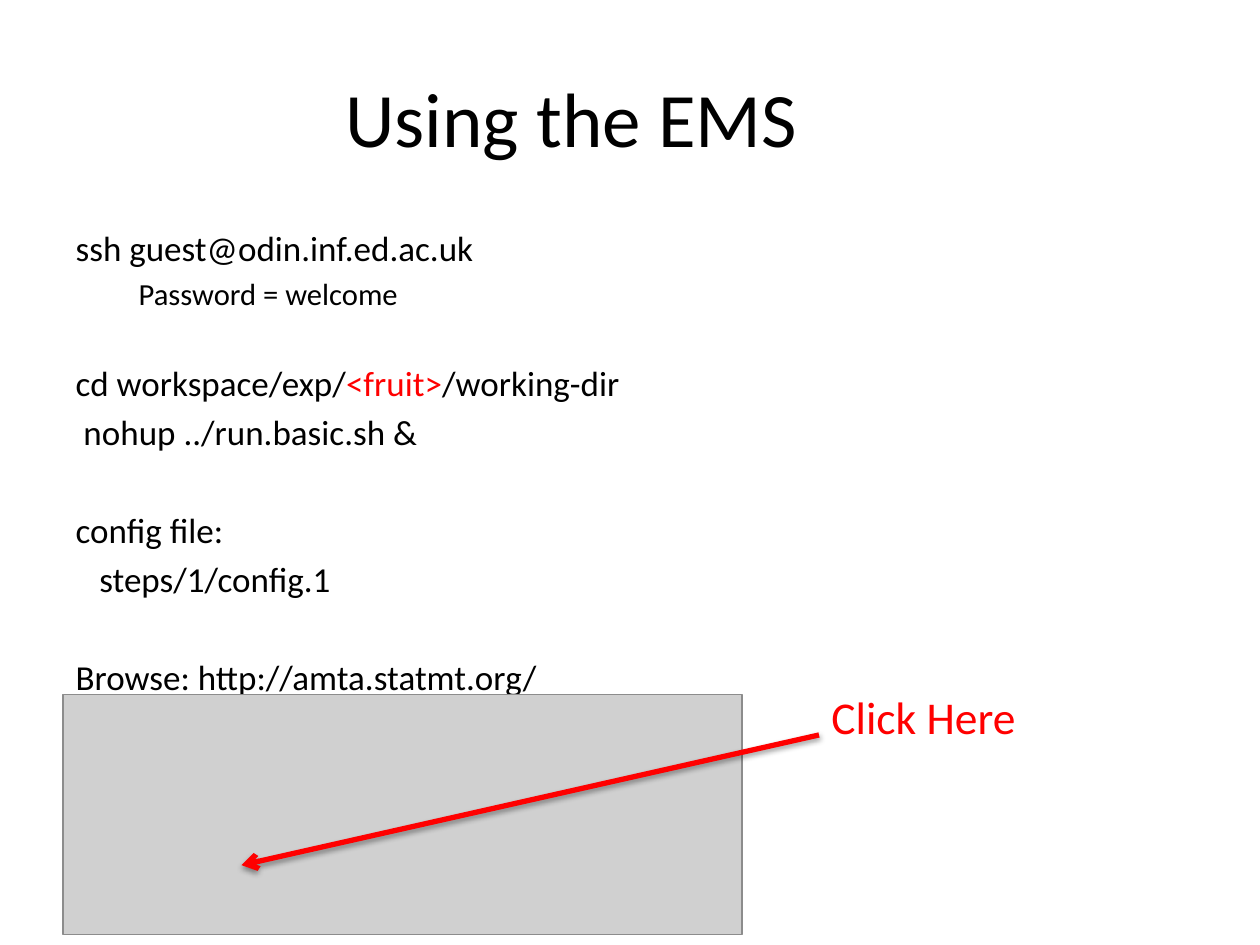
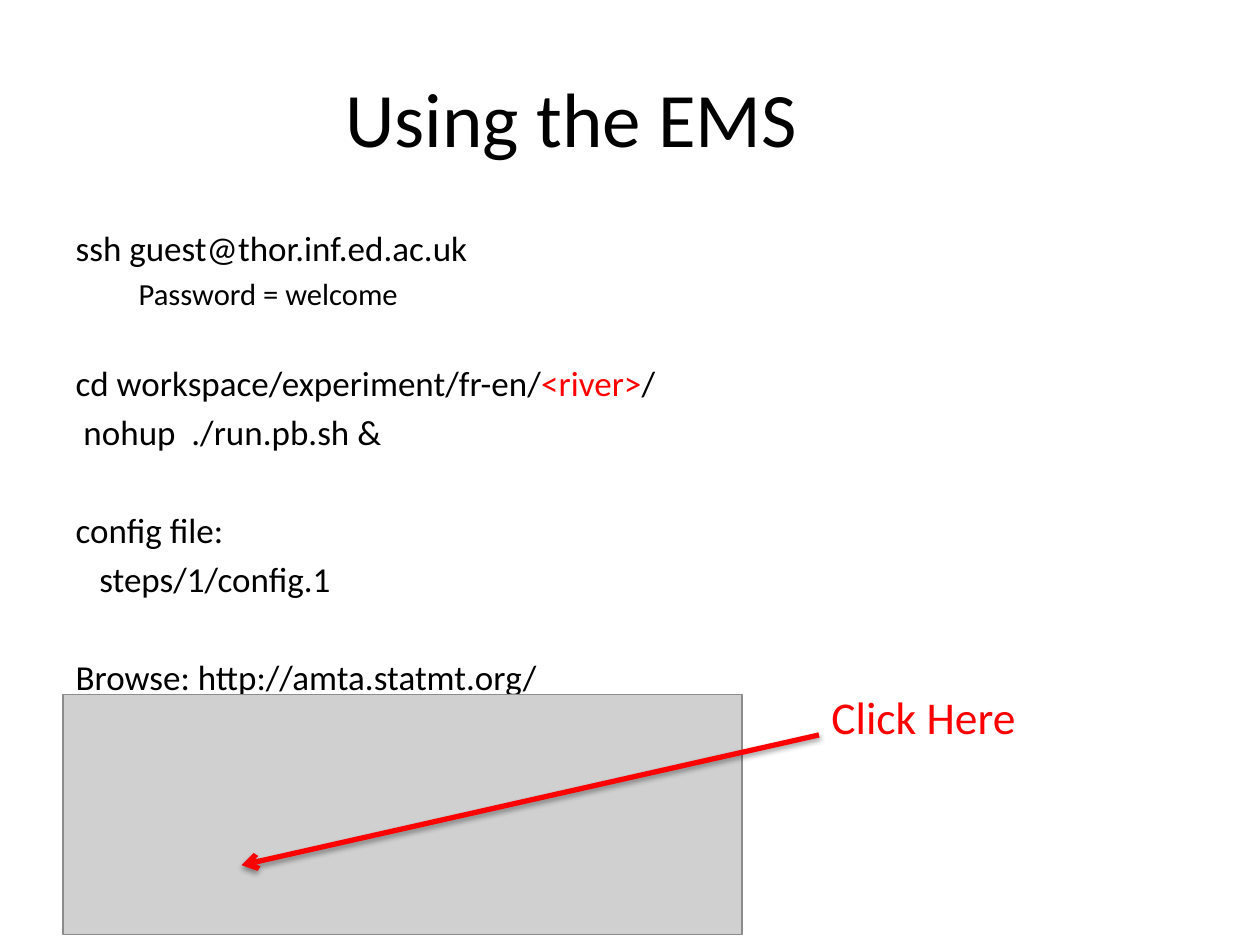
Before and after one commit to hieuhoang/papers, a slide deck: slide 4 of mtsummit.2013/hands-on.pptx. Drawn at 1260x945 pixels with LibreOffice and Linux fonts; fonts in the diff are those of the drawing; grey boxes stand for pictures; background and template pictures are left out. Boxes give left, top, right and bottom in pixels: in the first picture for what was removed or moved away, otherwise in the second. Text is boxed around its words. In the diff, an @@ line names an element or a change of style, - is before the commit and + after.

```diff
--- a/mtsummit.2013/hands-on.pptx
+++ b/mtsummit.2013/hands-on.pptx
@@ text at [76,236,467,267]: text changed @@
-ssh guest@odin.inf.ed.ac.uk
+ssh guest@thor.inf.ed.ac.uk
@@ text at [76,371,655,451]: text changed @@
-cd workspace/exp/<fruit>/working-dir
-nohup ../run.basic.sh &
+cd workspace/experiment/fr-en/<river>/
+nohup ./run.pb.sh &
```
Also in this commit, not shown: 3 other slides changed, 1 other file.
